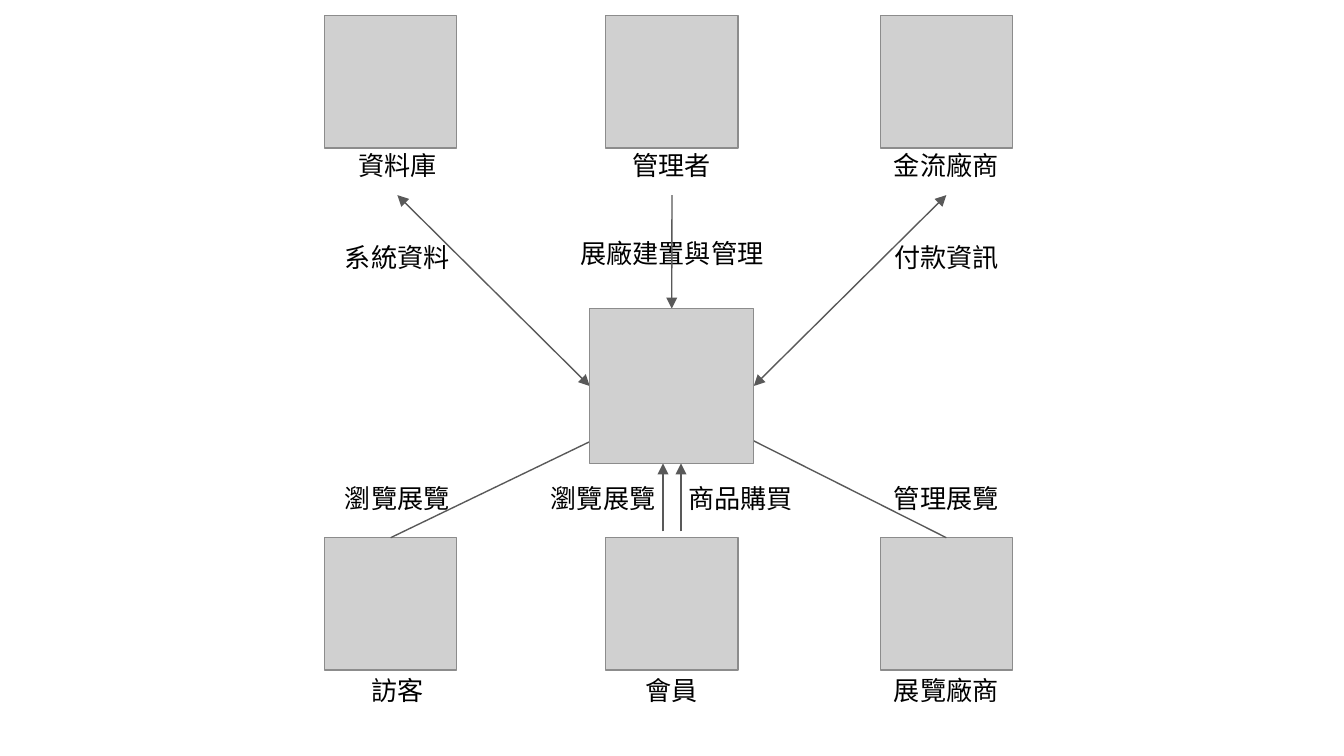
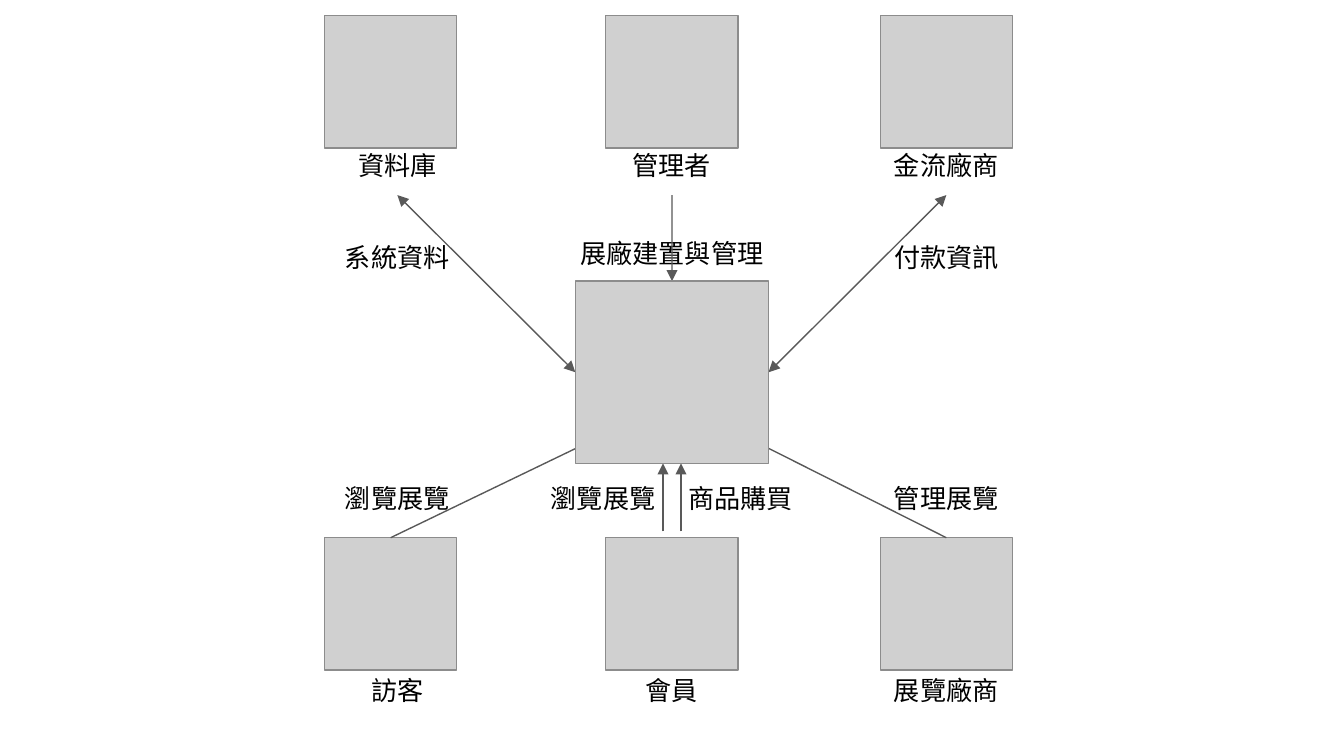
Before and after one commit to 110203/110203, a slide deck: slide 1 of document/第3章系統規格/系統架構.pptx. Drawn at 1344x756 pixels with LibreOffice and Linux fonts; fonts in the diff are those of the drawing; grey boxes stand for pictures. Boxes give left, top, right and bottom in pixels: in the first picture for what was removed or moved away, otherwise in the second. Text is boxed around its words. In the diff, an @@ line names an element or a change of style, - is before the commit and + after.

```diff
--- a/document/第3章系統規格/系統架構.pptx
+++ b/document/第3章系統規格/系統架構.pptx
@@ double arrow moved from (398, 195) - (590, 386) to (398, 195) - (575, 372) @@
@@ arrow moved from (672, 309) - (672, 195) to (672, 281) - (672, 195) @@
@@ double arrow moved from (946, 195) - (754, 386) to (946, 195) - (769, 372) @@
@@ picture: place and size @@
-picture at (590, 309, 754, 464)
+picture at (575, 281, 769, 464)
@@ arrow moved from (391, 538) - (607, 433) to (391, 538) - (589, 442) @@
@@ arrow moved from (946, 538) - (738, 433) to (946, 538) - (750, 439) @@
```
Also in this commit, not shown: 30 other files.
